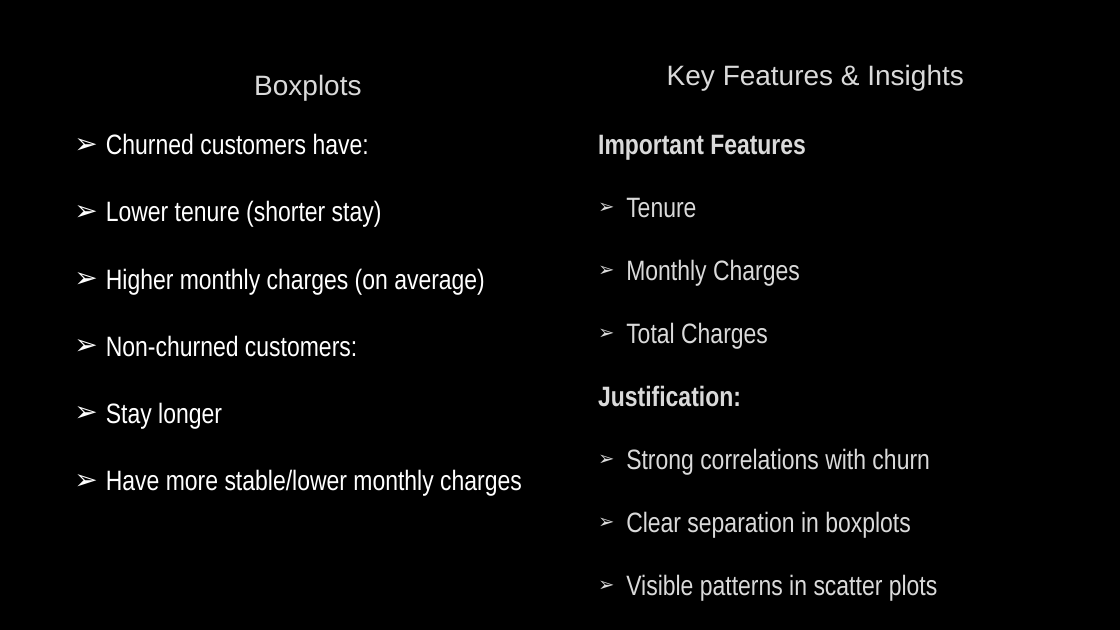
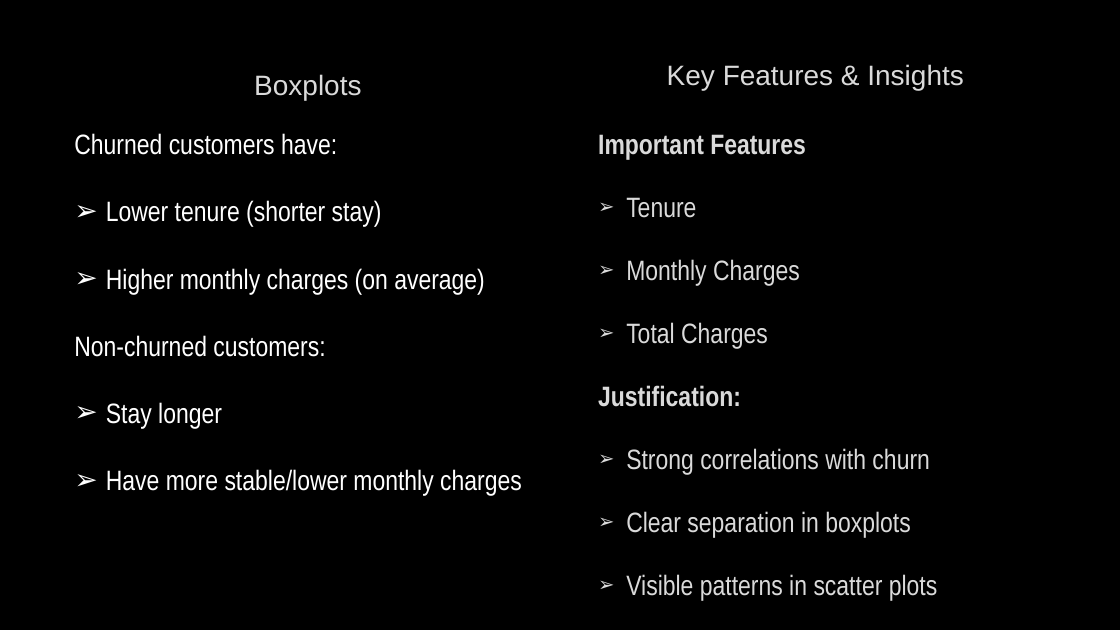
Before and after one commit to JjembaRonald/JJEMBA_RONALD-ML-_EXAM-, a slide deck: slide 4 of NUMBER 1.pptx. Drawn at 1120x630 pixels with LibreOffice and Linux fonts; fonts in the diff are those of the drawing; background and template pictures are left out. Boxes give left, top, right and bottom in pixels: in the first picture for what was removed or moved away, otherwise in the second. Text is boxed around its words. In the diff, an @@ line names an element or a change of style, - is before the commit and + after.

```diff
--- a/NUMBER 1.pptx
+++ b/NUMBER 1.pptx
@@ text at (74, 133, 337, 357): bullet ➢ to none @@
```
Also in this commit, not shown: 2 other files.
